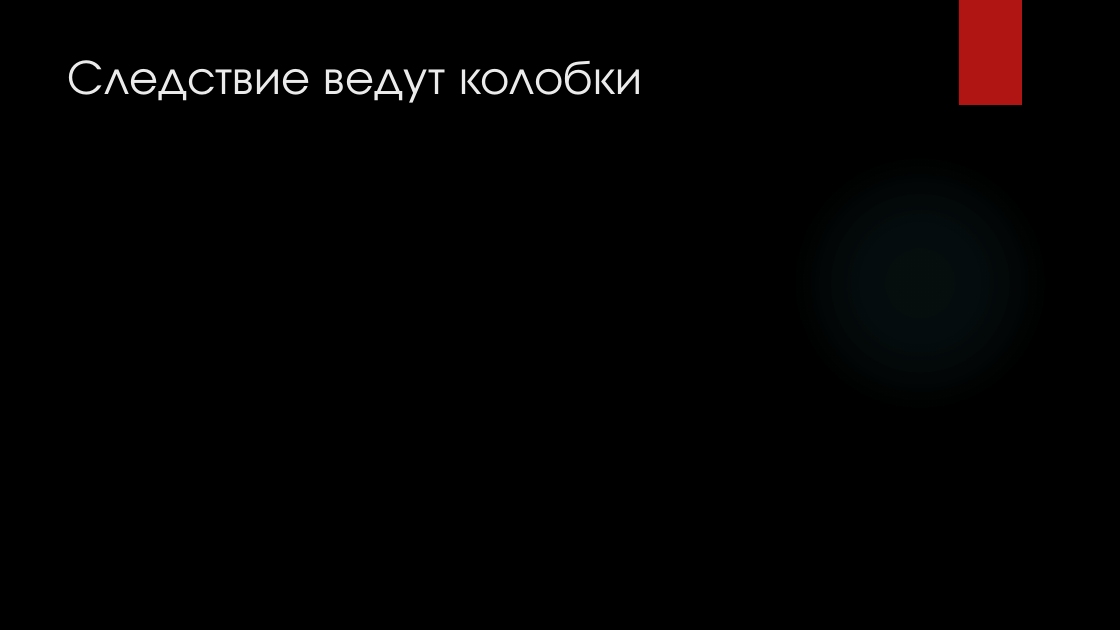
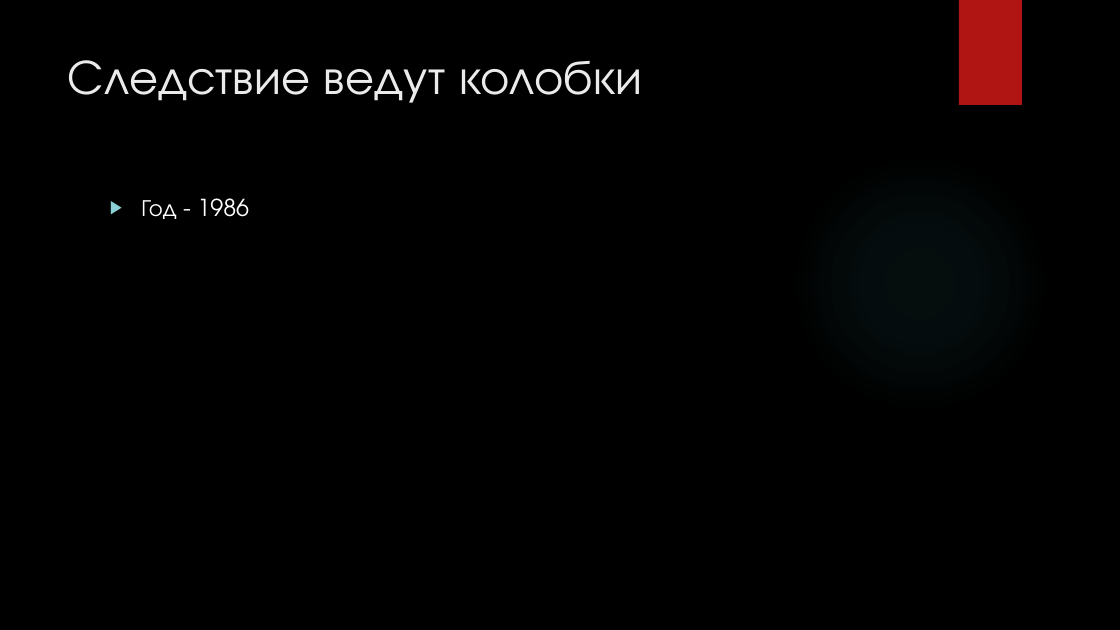
Before and after one commit to SergAub/PR6_Aubov_PR-21.102, a slide deck: slide 2 of Презентация.pptx. Drawn at 1120x630 pixels with LibreOffice and Linux fonts; fonts in the diff are those of the drawing; background and template pictures are left out. Boxes give left, top, right and bottom in pixels: in the first picture for what was removed or moved away, otherwise in the second. Text is boxed around its words. In the diff, an @@ line names an element or a change of style, - is before the commit and + after.

Commit message:
Презентация.pptx - добавлен текст на второй слайд

```diff
--- a/Презентация.pptx
+++ b/Презентация.pptx
@@ text added at [141, 198, 249, 219], 20 pt, text #FFFFFF @@
+▶ Год - 1986
```
